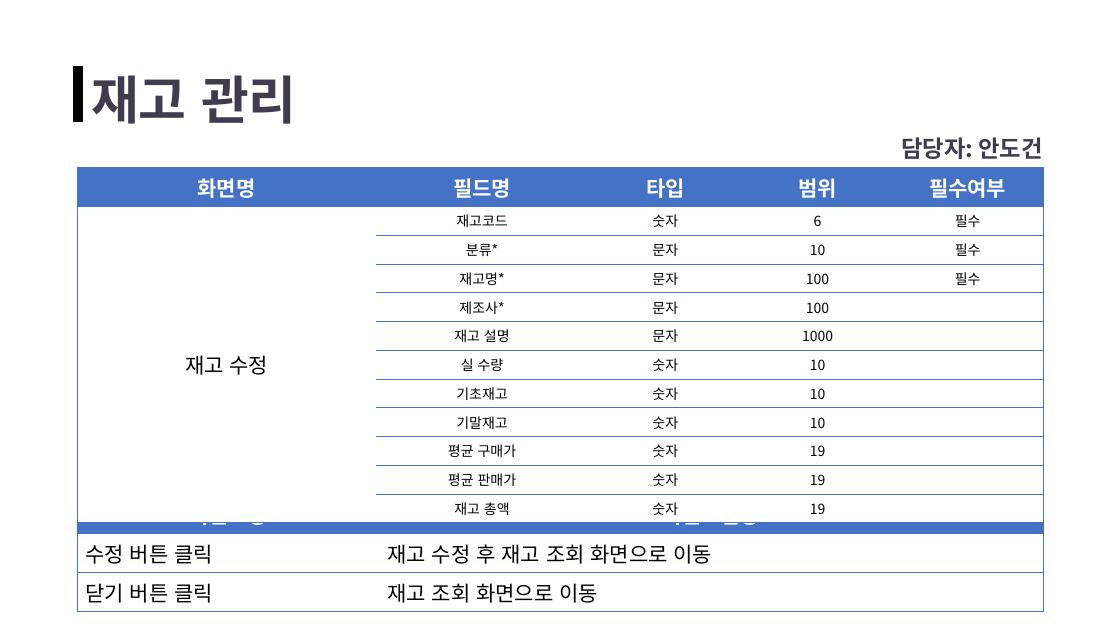
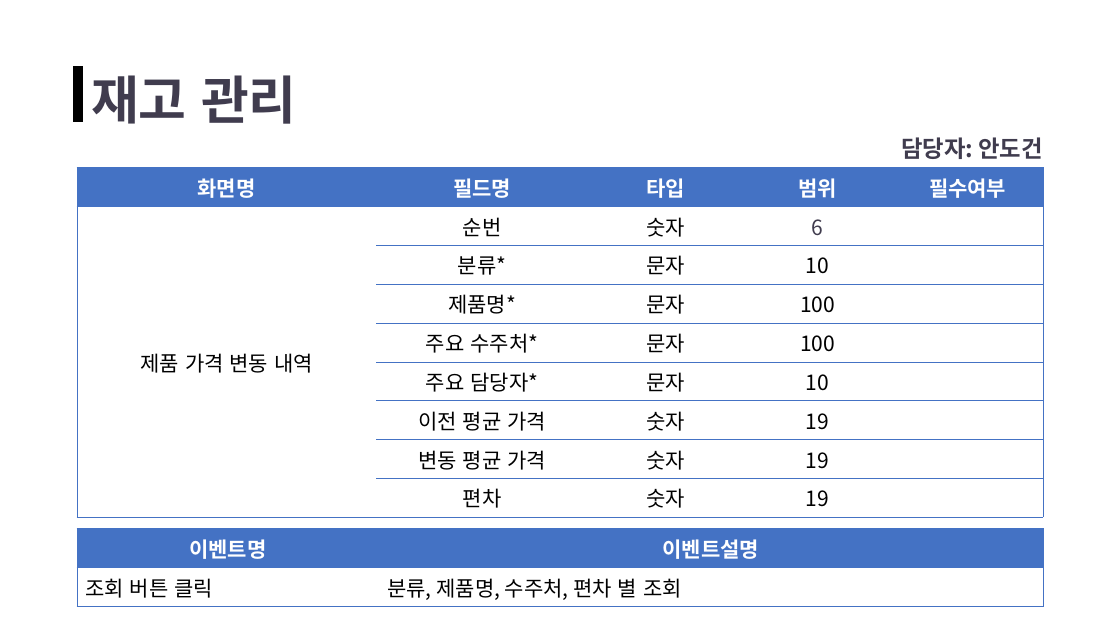
Before and after one commit to ppodong-bro/Team_OB, a slide deck: slide 9 of 분석자료/화면설계서(초안)_재고 관리.pptx. Drawn at 1120x630 pixels with LibreOffice and Linux fonts; fonts in the diff are those of the drawing. Boxes give left, top, right and bottom in pixels: in the first picture for what was removed or moved away, otherwise in the second. Text is boxed around its words. In the diff, an @@ line names an element or a change of style, - is before the commit and + after.

Commit message:
화면 설계 Update
화면 설계 Update

```diff
--- a/분석자료/화면설계서(초안)_재고 관리.pptx
+++ b/분석자료/화면설계서(초안)_재고 관리.pptx
@@ table at [77, 168, 1043, 512] @@
-row 2: 재고 수정 | 재고코드 | 숫자 | 6 | 필수
-row 3:  | 분류* | 문자 | 10 | 필수
-row 4:  | 재고명* | 문자 | 100 | 필수
-row 5:  | 제조사* | 문자 | 100 | 
-row 6:  | 재고 설명 | 문자 | 1000 | 
-row 7:  | 실 수량 | 숫자 | 10 | 
-row 8:  | 기초재고 | 숫자 | 10 | 
-row 9:  | 기말재고 | 숫자 | 10 | 
-row 10:  | 평균 구매가 | 숫자 | 19 | 
-row 11:  | 평균 판매가 | 숫자 | 19 | 
-row 12:  | 재고 총액 | 숫자 | 19 | 
+row 2: 제품 가격 변동 내역 | 순번 | 숫자 | 6 | 
+row 3:  | 분류* | 문자 | 10 | 
+row 4:  | 제품명* | 문자 | 100 | 
+row 5:  | 주요 수주처* | 문자 | 100 | 
+row 6:  | 주요 담당자* | 문자 | 10 | 
+row 7:  | 이전 평균 가격 | 숫자 | 19 | 
+row 8:  | 변동 평균 가격 | 숫자 | 19 | 
+row 9:  | 편차 | 숫자 | 19 | 
@@ table at [77, 528, 1044, 604] @@
-row 2: 수정 버튼 클릭 | 재고 수정 후 재고 조회 화면으로 이동
-row 3: 닫기 버튼 클릭 | 재고 조회 화면으로 이동
+row 2: 조회 버튼 클릭 | 분류, 제품명, 수주처, 편차 별 조회
@@ table: place and size @@
-table at [77, 495, 1044, 607]
+table at [77, 528, 1044, 604]
```
Also in this commit, not shown: 5 other slides changed, 1 slide added, 1 slide removed.
